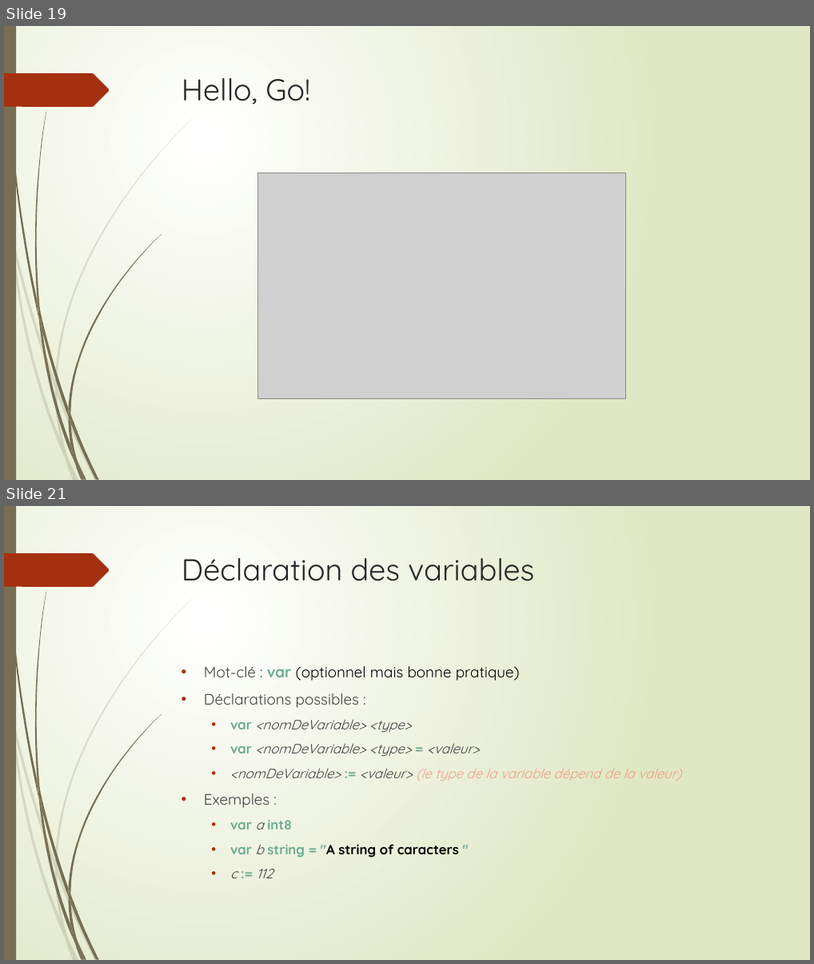
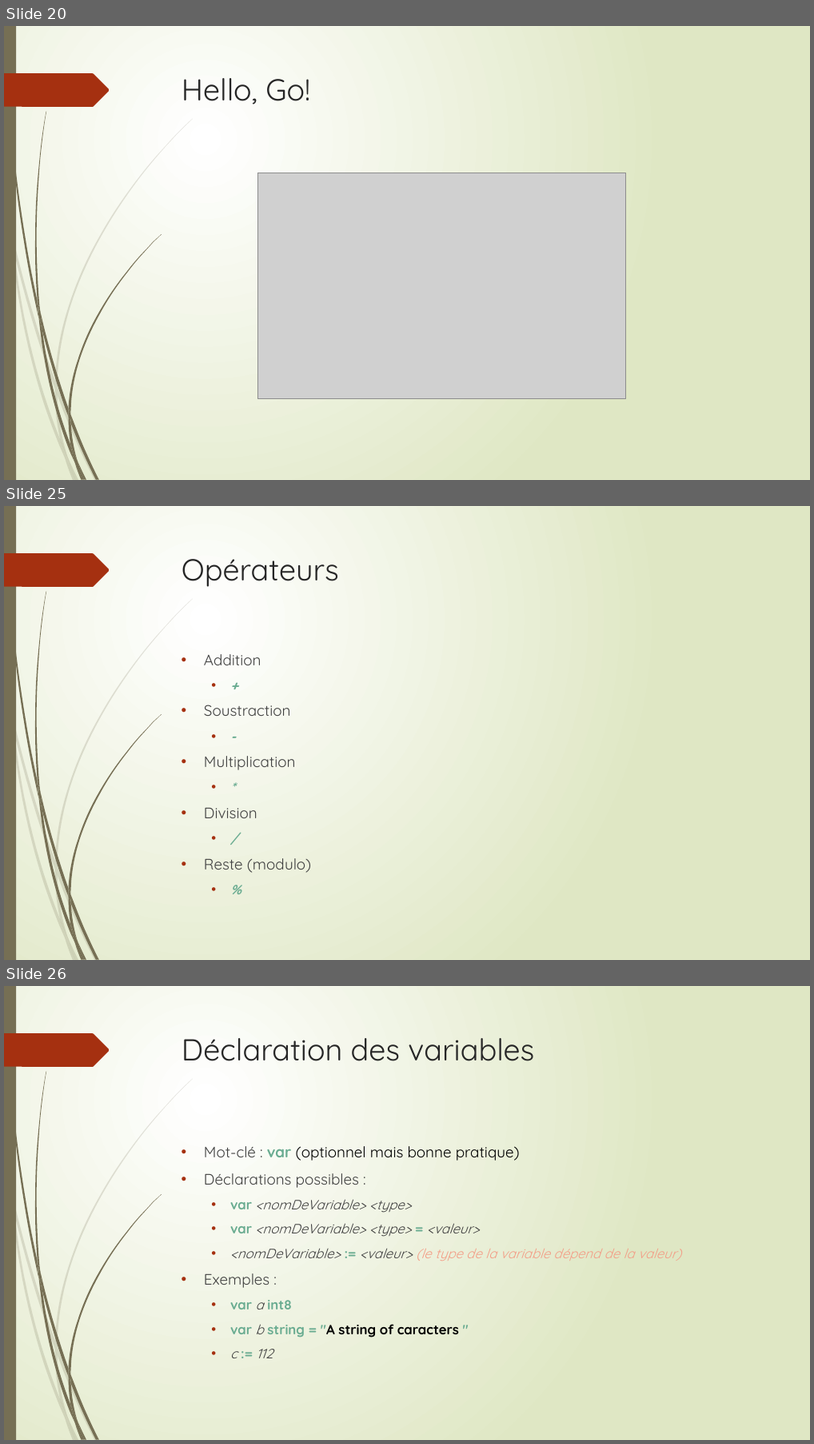
Before and after one commit to thierrydecker/learning-go, a slide deck: documentations/learning-go.pptx. Shown one above the other, each under a label of ours: slides 19 and 21 before the commit, slides 20, 25 and 26 after it; the slides between them are not shown. The pictures are 814x964 and 814x1444 pixels, drawn with LibreOffice and Linux fonts; fonts in the diff are those of the drawing; grey boxes stand for pictures. Boxes give left, top, right and bottom in pixels: in the first picture for what was removed or moved away, otherwise in the second. Text is boxed around its words. In the diff, an @@ line names an element or a change of style, - is before the commit and + after.

```diff
--- a/documentations/learning-go.pptx
+++ b/documentations/learning-go.pptx
@@ slide 25 added at box(4, 506, 810, 960), background gradient #FFFFFF to #DFE8C4; not listed: 24 template elements that a slide beside it also shows @@
@@ title added at box(182, 559, 339, 587), 36 pt, text #262626 @@
+Opérateurs
@@ text added at box(204, 654, 311, 872), 18 pt, text #404040 @@
+• Addition
+  • +
+• Soustraction
+  • -
+• Multiplication
+  • *
+• Division
+  • /
+• Reste (modulo)
+  • %
@@ what was slide 19 is now slide 20 @@
@@ what was slide 21 is now slide 26 @@
```
Also in this commit, not shown: 2 slides changed, 5 other slides added, 1 slide removed, 1 other file.
